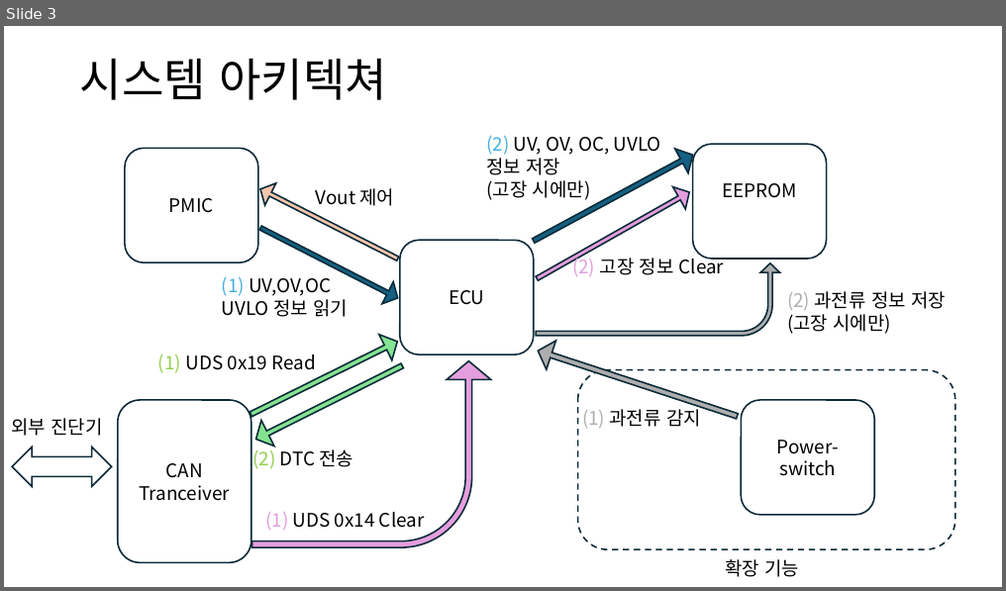
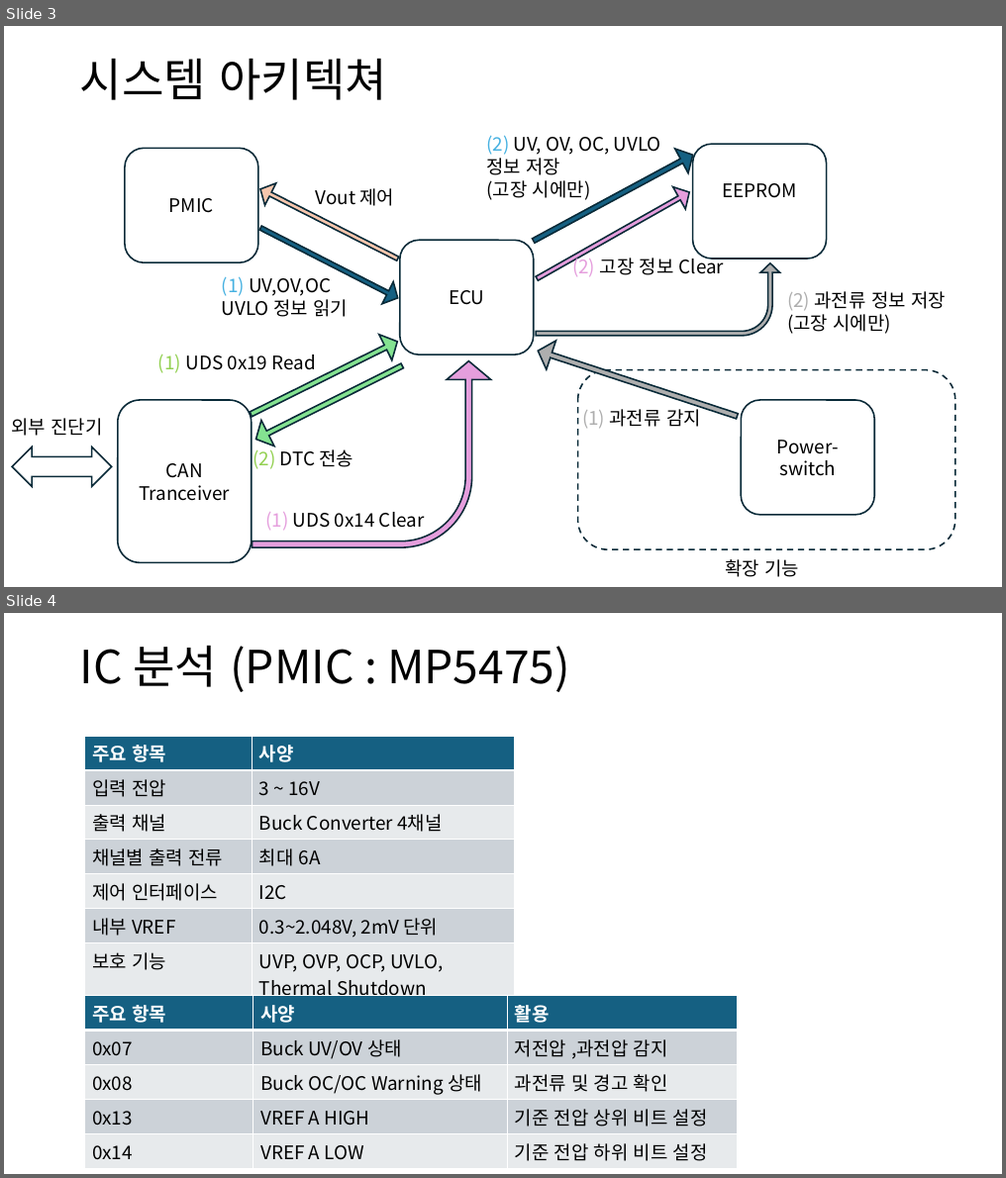
Before and after one commit to qwerasdfuiop/comento, a slide deck: ECU 고장 진단 시스템.pptx. Shown one above the other, each under a label of ours: slide 3 before the commit, slides 3 and 4 after it. The pictures are 1006x591 and 1006x1178 pixels, drawn with LibreOffice and Linux fonts; fonts in the diff are those of the drawing. Boxes give left, top, right and bottom in pixels: in the first picture for what was removed or moved away, otherwise in the second. Text is boxed around its words. In the diff, an @@ line names an element or a change of style, - is before the commit and + after.

```diff
--- a/ECU 고장 진단 시스템.pptx
+++ b/ECU 고장 진단 시스템.pptx
@@ slide 4 added at [4,613,1002,1174], background #FFFFFF @@
@@ title added at [80,645,570,692], 44 pt, text #000000 @@
+IC 분석 (PMIC : MP5475)
@@ table added at [85,736,514,1005], 7 rows, 2 columns @@
+주요 항목 | 사양
+입력 전압 | 3 ~ 16V
+출력 채널 | Buck Converter 4채널
+채널별 출력 전류 | 최대 6A
+제어 인터페이스 | I2C
+내부 VREF | 0.3~2.048V, 2mV 단위
+보호 기능 | UVP, OVP, OCP, UVLO, / Thermal Shutdown
@@ table added at [85,996,737,1165], 5 rows, 3 columns @@
+주요 항목 | 사양 | 활용
+0x07 | Buck UV/OV 상태 | 저전압 ,과전압 감지
+0x08 | Buck OC/OC Warning 상태 | 과전류 및 경고 확인
+0x13 | VREF A HIGH | 기준 전압 상위 비트 설정
+0x14 | VREF A LOW | 기준 전압 하위 비트 설정
```
Also in this commit, not shown: 1 slide changed, 1 other slide added, 1 other file.
